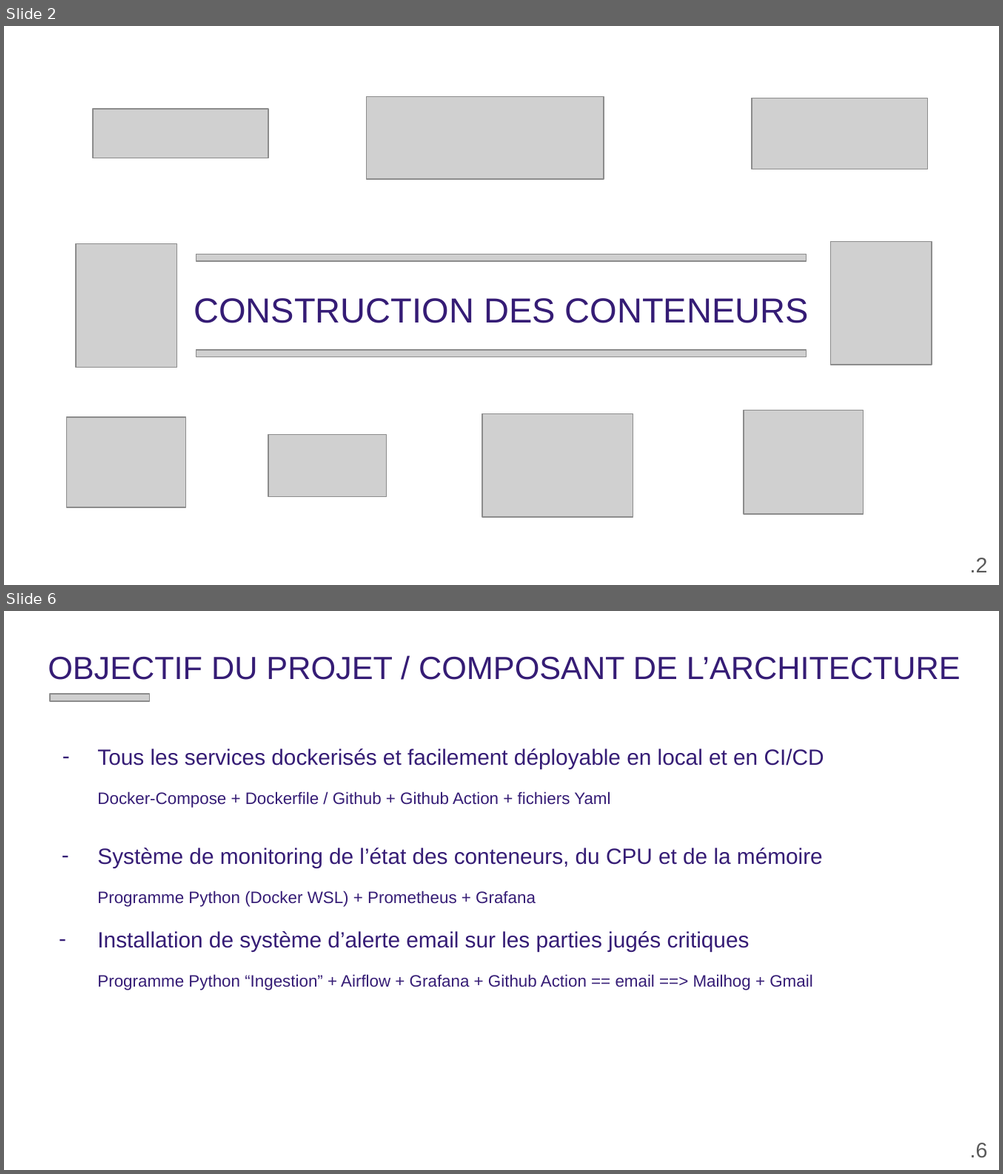
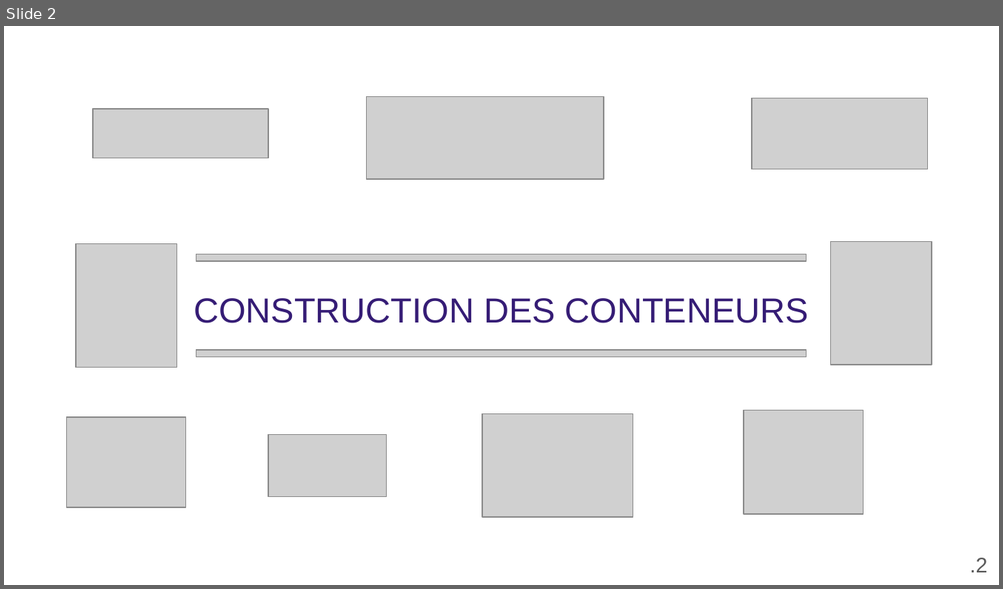
Before and after one commit to gaetancorin/btc_eth_streaming_data, a slide deck: _documentation/DOSSIER DE VALIDATION.pptx. Shown one above the other, each under a label of ours: slides 2 and 6 before the commit, slide 2 after it; the slides between them are not shown. The pictures are 1003x1174 and 1003x589 pixels, drawn with LibreOffice and Linux fonts; fonts in the diff are those of the drawing; grey boxes stand for pictures; background and template pictures are left out. Boxes give left, top, right and bottom in pixels: in the first picture for what was removed or moved away, otherwise in the second. Text is boxed around its words. In the diff, an @@ line names an element or a change of style, - is before the commit and + after.

```diff
--- a/_documentation/DOSSIER DE VALIDATION.pptx
+++ b/_documentation/DOSSIER DE VALIDATION.pptx
@@ slide 6 removed at [4,611,999,1170], background picture (left out) @@
@@ title removed at [48,656,960,680] @@
-OBJECTIF DU PROJET / COMPOSANT DE L’ARCHITECTURE
@@ picture removed at [50,694,149,701] @@
@@ text removed at [97,749,824,991] @@
-– Tous les services dockerisés et facilement déployable en local et en CI/CD
-Docker-Compose + Dockerfile / Github + Github Action + fichiers Yaml
-– Système de monitoring de l’état des conteneurs, du CPU et de la mémoire
-Programme Python (Docker WSL) + Prometheus + Grafana
-– Installation de système d’alerte email sur les parties jugés critiques
-Programme Python “Ingestion” + Airflow + Grafana + Github Action == email ==> Mailhog + Gmail
@@ text removed at [970,1143,987,1159] @@
-.6
```
Also in this commit, not shown: 16 slides changed, 6 slides added, 7 other slides removed, 24 other files.
